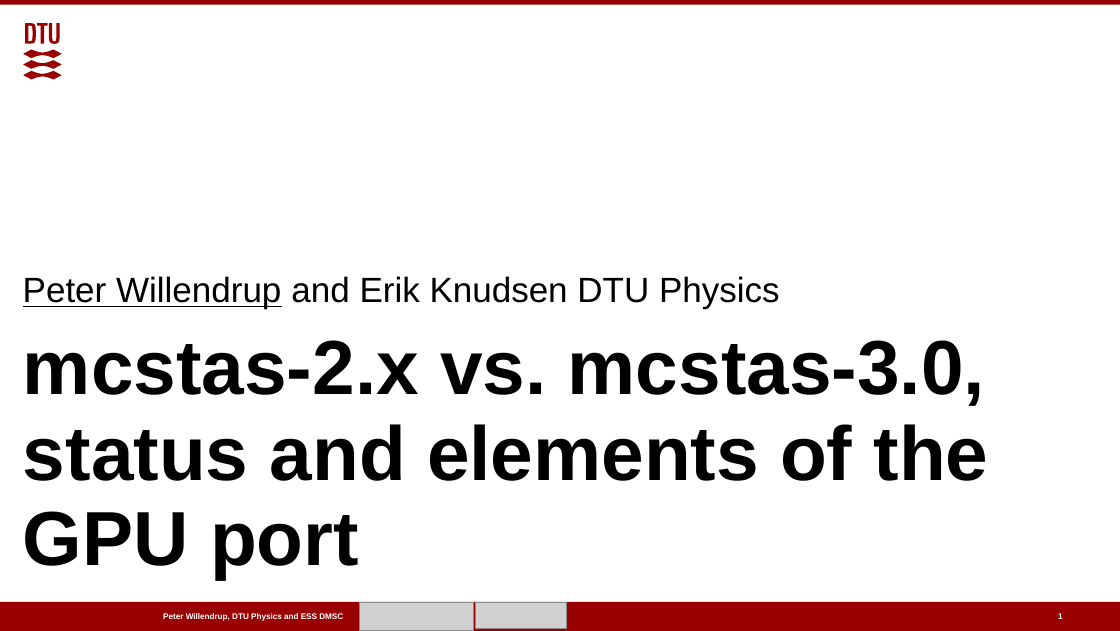
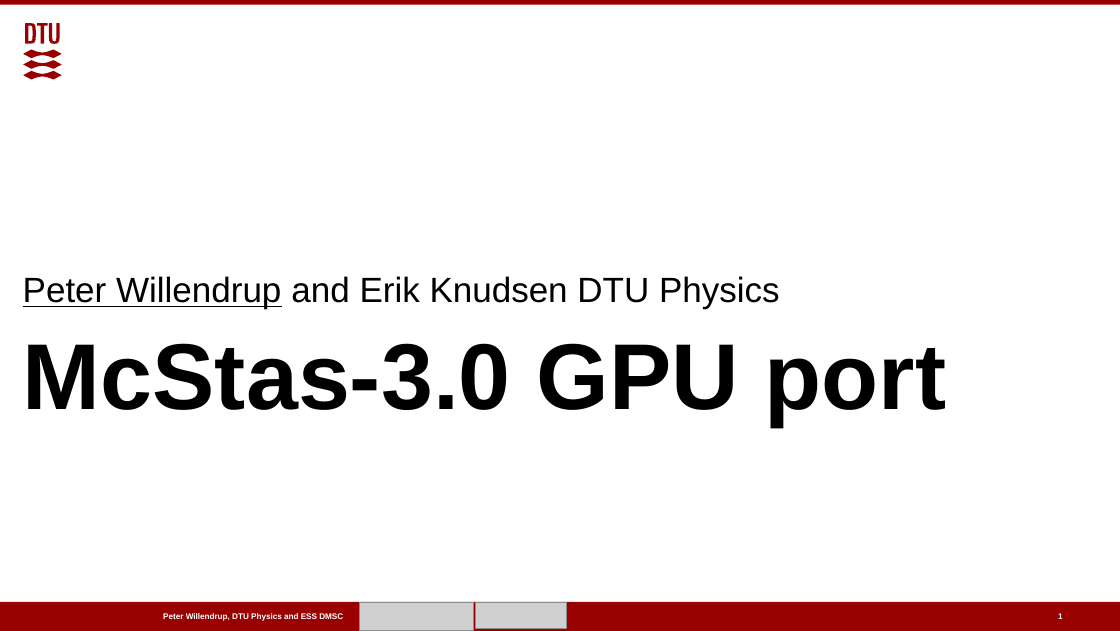
Before and after one commit to McStasMcXtrace/Schools, a slide deck: slide 1 of ESS_May_2021/Friday_May_7th/3_Writing_a_component/1_McStas-3.0-GPU.pptx. Drawn at 1120x631 pixels with LibreOffice and Linux fonts; fonts in the diff are those of the drawing; grey boxes stand for pictures; background and template pictures are left out. Boxes give left, top, right and bottom in pixels: in the first picture for what was removed or moved away, otherwise in the second. Text is boxed around its words. In the diff, an @@ line names an element or a change of style, - is before the commit and + after.

```diff
--- a/ESS_May_2021/Friday_May_7th/3_Writing_a_component/1_McStas-3.0-GPU.pptx
+++ b/ESS_May_2021/Friday_May_7th/3_Writing_a_component/1_McStas-3.0-GPU.pptx
@@ title at bbox=[23, 343, 946, 426]: text changed; size 65.6 to 80 pt @@
-mcstas-2.x vs. mcstas-3.0, status and elements of the GPU port
+McStas-3.0 GPU port
```
Also in this commit, not shown: 8 slides removed, 2 other files.
